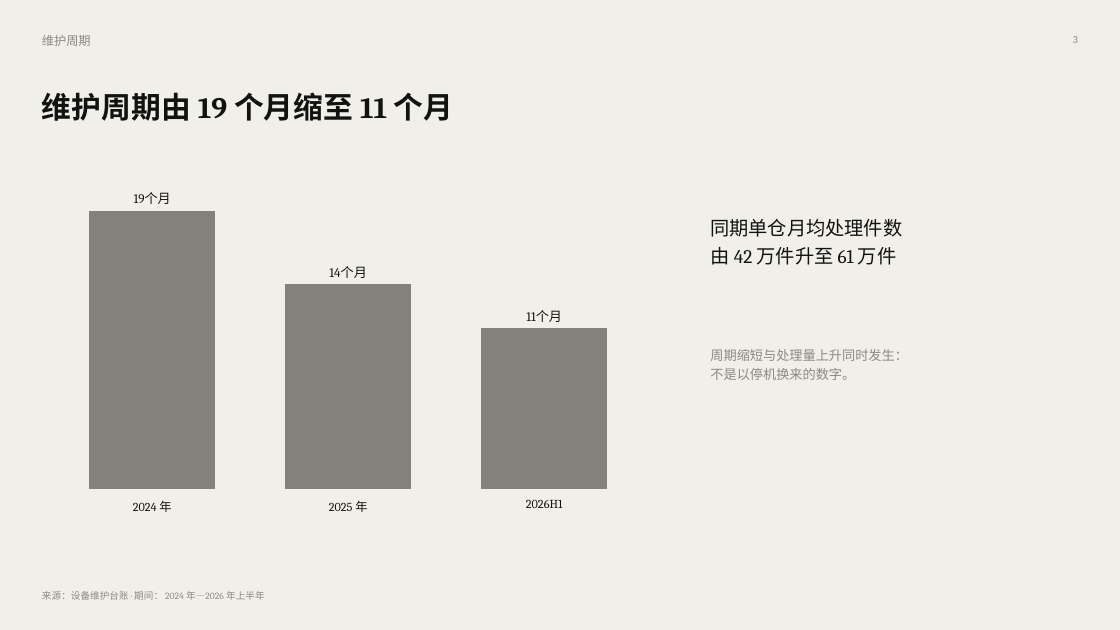
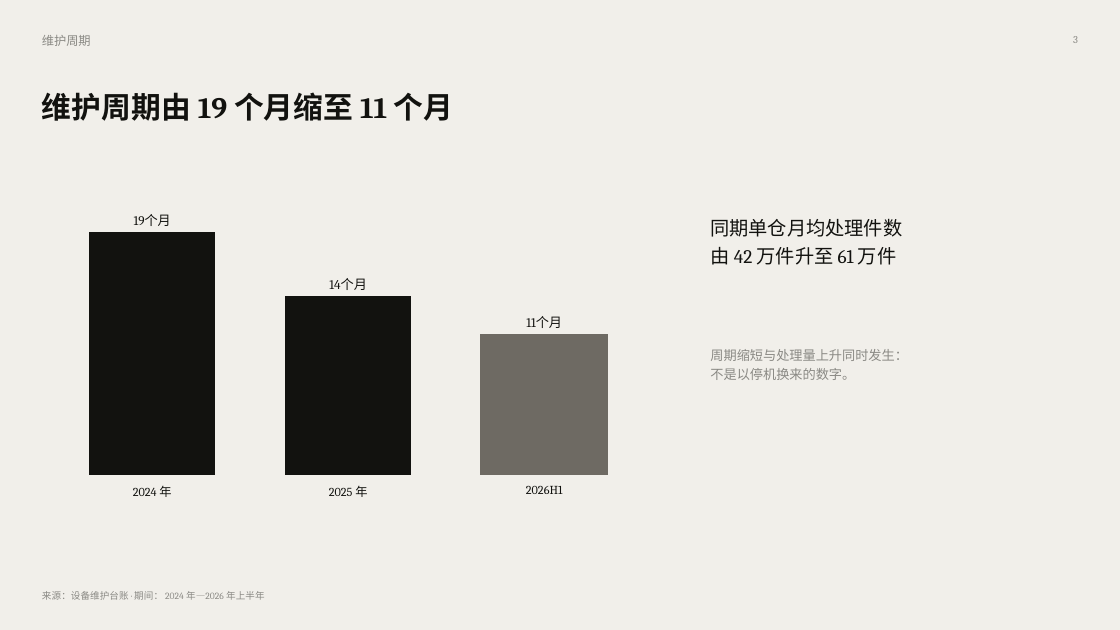
Before and after one commit to cpikeo/ppt-visual-art-director-os, a slide deck: slide 3 of acceptance/samples/deck-A-纸面编辑体.pptx. Drawn at 1120x630 pixels with LibreOffice and Linux fonts; fonts in the diff are those of the drawing. Boxes give left, top, right and bottom in pixels: in the first picture for what was removed or moved away, otherwise in the second. Text is boxed around its words. In the diff, an @@ line names an element or a change of style, - is before the commit and + after.

```diff
--- a/acceptance/samples/deck-A-纸面编辑体.pptx
+++ b/acceptance/samples/deck-A-纸面编辑体.pptx
@@ column chart at bbox=[42, 189, 655, 522] @@
@@ colour of Series 1 #84807A to #12120F @@
@@ colours of single points changed @@
@@ value axis changed @@
```
Also in this commit, not shown: 1 other slide changed, 8 other files.
